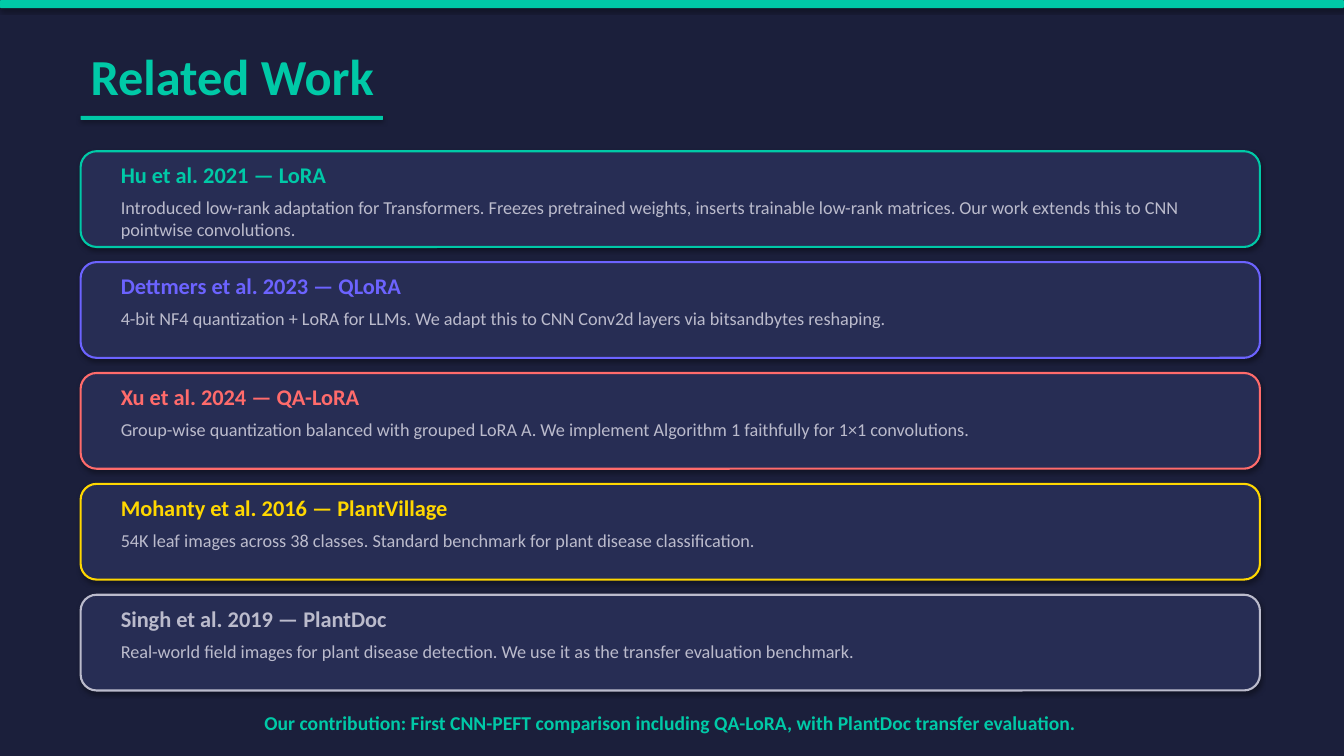
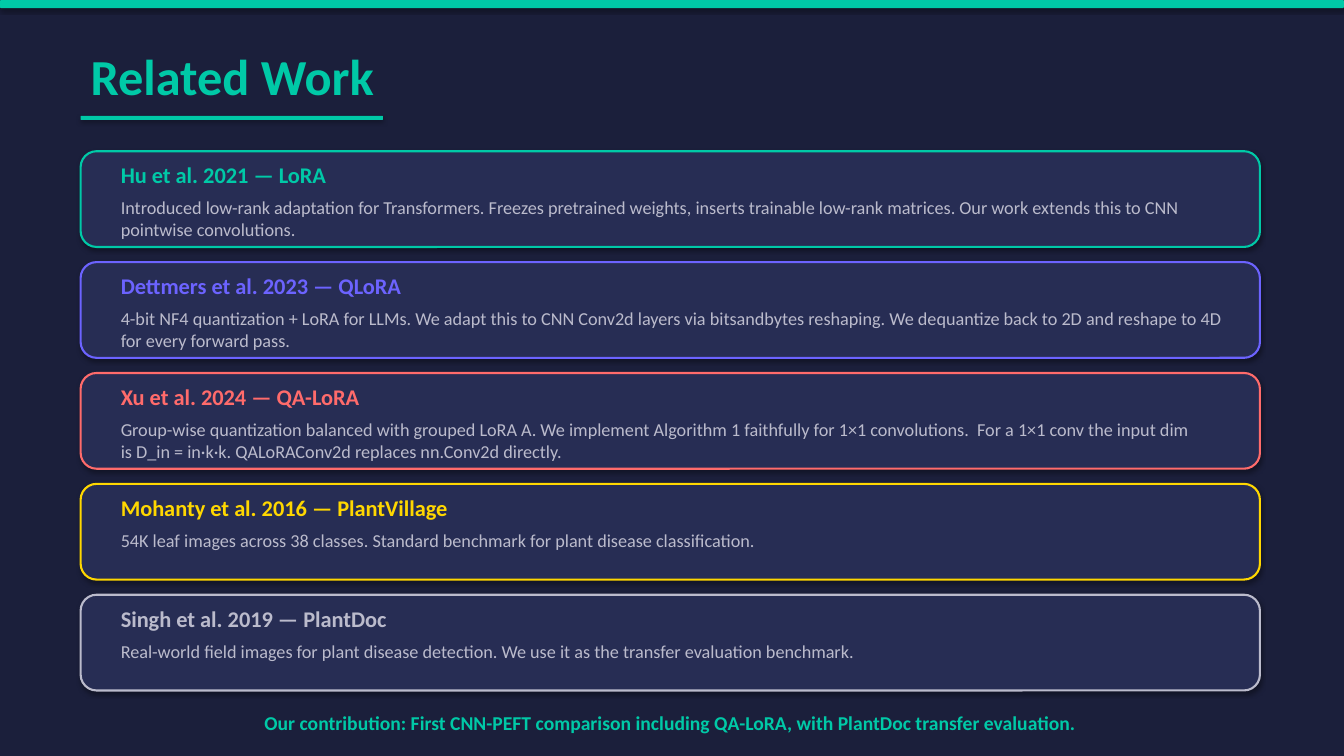
Before and after one commit to fardinkhan-csdev/CSE445_Project_Plant-Disease_Detection, a slide deck: slide 4 of PEFT_Plant_Disease_Classification.pptx. Drawn at 1344x756 pixels with LibreOffice and Linux fonts; fonts in the diff are those of the drawing. Boxes give left, top, right and bottom in pixels: in the first picture for what was removed or moved away, otherwise in the second. Text is boxed around its words. In the diff, an @@ line names an element or a change of style, - is before the commit and + after.

Commit message:
update

```diff
--- a/PEFT_Plant_Disease_Classification.pptx
+++ b/PEFT_Plant_Disease_Classification.pptx
@@ text at box(121, 312, 1221, 350): text changed @@
-4-bit NF4 quantization + LoRA for LLMs. We adapt this to CNN Conv2d layers via bitsandbytes reshaping.
+4-bit NF4 quantization + LoRA for LLMs. We adapt this to CNN Conv2d layers via bitsandbytes reshaping. We dequantize back to 2D and reshape to 4D for every forward pass.
@@ text at box(121, 423, 1188, 461): text changed @@
-Group-wise quantization balanced with grouped LoRA A. We implement Algorithm 1 faithfully for 1×1 convolutions.
+Group-wise quantization balanced with grouped LoRA A. We implement Algorithm 1 faithfully for 1×1 convolutions. For a 1×1 conv the input dim is D_in = in·k·k. QALoRAConv2d replaces nn.Conv2d directly.
```
